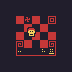
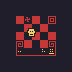
Layered file, before and after one edit (72 x 72). Changes by layer:
painted on "Layer" over [27, 27, 35, 31]
